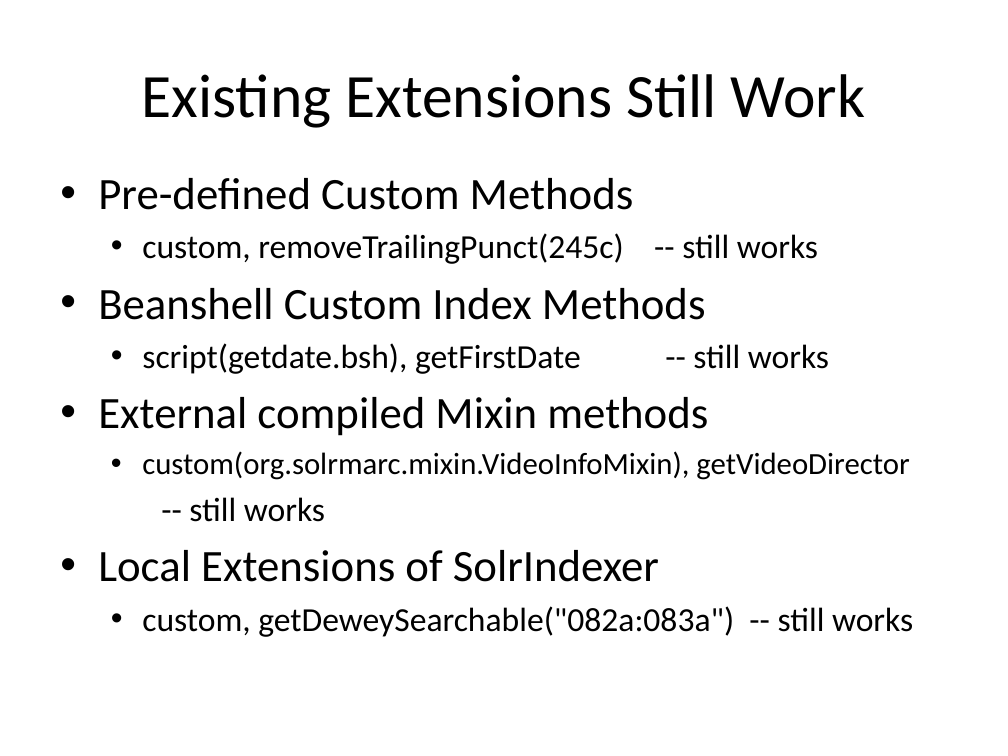
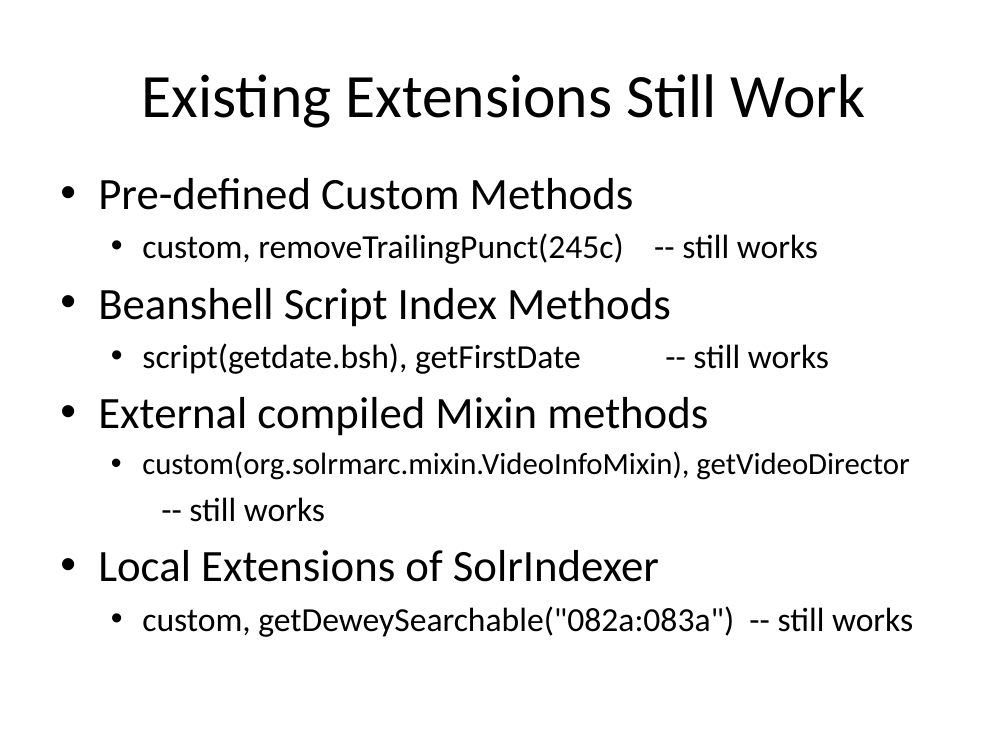
Before and after one commit to solrmarc/solrmarc, a slide deck: slide 12 of New Release of SolrMarc.pptx (slide 11 before the commit). Drawn at 1008x756 pixels with LibreOffice and Linux fonts; fonts in the diff are those of the drawing. Boxes give left, top, right and bottom in pixels: in the first picture for what was removed or moved away, otherwise in the second. Text is boxed around its words. In the diff, an @@ line names an element or a change of style, - is before the commit and + after.

```diff
--- a/New Release of SolrMarc.pptx
+++ b/New Release of SolrMarc.pptx
@@ text at bbox=[98, 288, 671, 327]: text changed @@
-• Beanshell Custom Index Methods
+• Beanshell Script Index Methods
```
Also in this commit, not shown: 11 other slides changed, 4 slides added.
